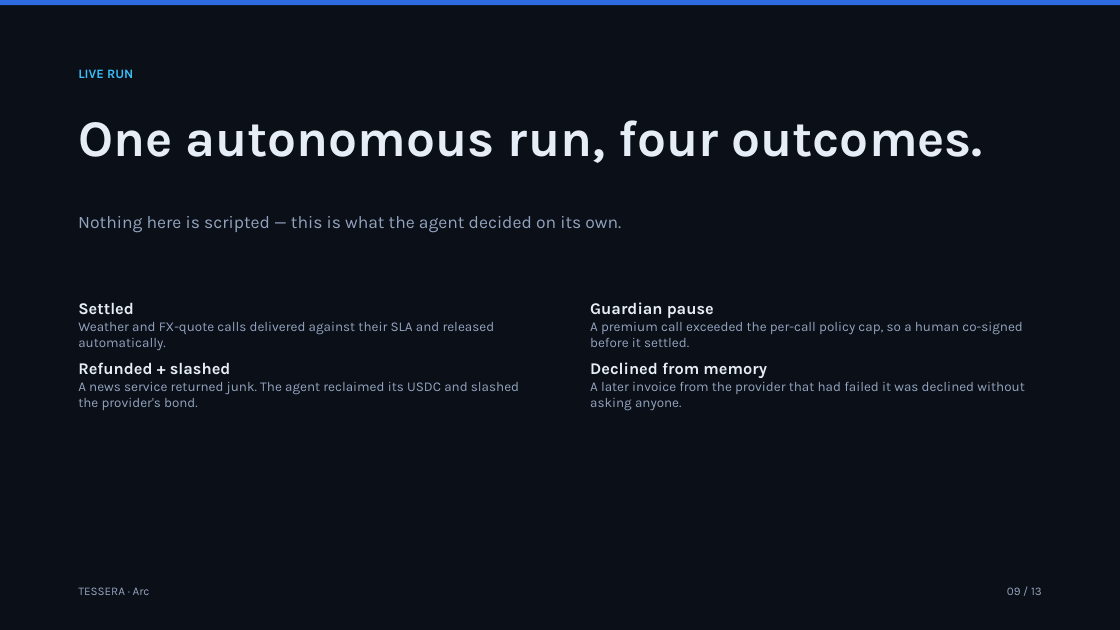
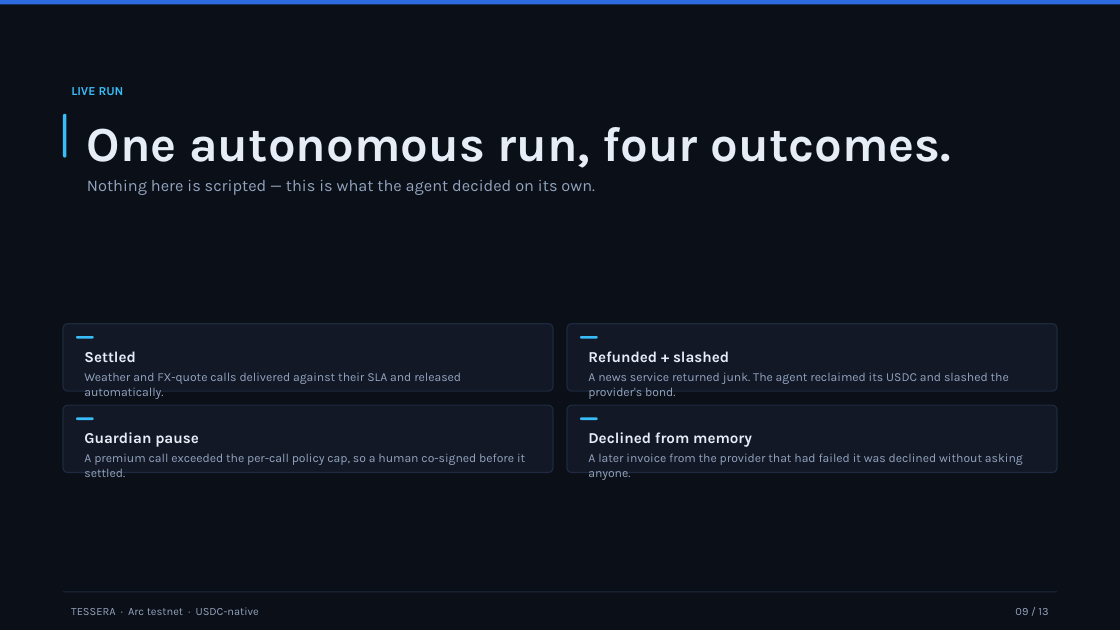
Before and after one commit to rgdtnhat/arc, a slide deck: slide 9 of docs/deck.pptx. Drawn at 1120x630 pixels with LibreOffice and Linux fonts; fonts in the diff are those of the drawing. Boxes give left, top, right and bottom in pixels: in the first picture for what was removed or moved away, otherwise in the second. Text is boxed around its words. In the diff, an @@ line names an element or a change of style, - is before the commit and + after.

```diff
--- a/docs/deck.pptx
+++ b/docs/deck.pptx
@@ text "LIVE RUN": place and size @@
-text "LIVE RUN" at <box>78,69,133,78</box>
+text "LIVE RUN" at <box>71,87,124,95</box>
@@ text "LIVE RUN" at <box>71,87,124,95</box>: size 11 to 10.5 pt @@
@@ rounded rectangle added at <box>63,113,66,157</box>, fill #38BDF8 @@
@@ text "One autonomous run, four outcomes.": place and size @@
-text "One autonomous run, four outcomes." at <box>78,120,983,163</box>
+text "One autonomous run, four outcomes." at <box>87,127,951,168</box>
@@ text "One autonomous run, four outcomes." at <box>87,127,951,168</box>: size 44 to 42 pt @@
@@ text "Nothing here is scripted — ...": place and size @@
-text "Nothing here is scripted — ..." at <box>78,216,621,233</box>
+text "Nothing here is scripted — ..." at <box>87,180,595,195</box>
@@ text "Nothing here is scripted — ..." at <box>87,180,595,195</box>: size 15 to 14 pt @@
@@ rounded rectangle added at <box>63,323,553,391</box>, fill #121826, outline #1E2A3F 1 pt @@
@@ rounded rectangle added at <box>567,323,1057,391</box>, fill #121826, outline #1E2A3F 1 pt @@
@@ text at <box>590,302,1023,347</box>: paragraphs removed @@
-Guardian pause
-A premium call exceeded the per-call policy cap, so a human co-signed before it settled.
@@ text "Settled": place and size @@
-text "Settled" at <box>78,302,519,410</box>
+text "Settled" at <box>84,351,461,384</box>
@@ text "Settled" at <box>84,351,461,384</box>: size 14 to 13 pt in "Settled"; size 11.5 to 10.5 pt; more space between paragraphs @@
@@ rounded rectangle added at <box>76,336,94,339</box>, fill #38BDF8 @@
@@ rounded rectangle added at <box>581,336,598,339</box>, fill #38BDF8 @@
@@ text added at <box>588,351,1009,399</box>, 10.5 pt, text #93A4BF @@
+Refunded + slashed
+A news service returned junk. The agent reclaimed its USDC and slashed the provider's bond.
@@ text at <box>78,382,519,410</box>: paragraphs removed @@
-Refunded + slashed
-A news service returned junk. The agent reclaimed its USDC and slashed the provider's bond.
@@ rounded rectangle added at <box>63,405,553,472</box>, fill #121826, outline #1E2A3F 1 pt @@
@@ rounded rectangle added at <box>76,418,94,420</box>, fill #38BDF8 @@
@@ rounded rectangle added at <box>567,405,1057,472</box>, fill #121826, outline #1E2A3F 1 pt @@
@@ rounded rectangle added at <box>581,418,598,420</box>, fill #38BDF8 @@
@@ text added at <box>84,432,525,465</box>, 10.5 pt, text #93A4BF @@
+Guardian pause
+A premium call exceeded the per-call policy cap, so a human co-signed before it settled.
@@ text "Declined from memory": place and size @@
-text "Declined from memory" at <box>590,302,1024,410</box>
+text "Declined from memory" at <box>588,432,1023,465</box>
@@ text "Declined from memory" at <box>588,432,1023,465</box>: size 14 to 13 pt in "Declined from memory"; size 11.5 to 10.5 pt in "A later invoice from the provider that ..."; less space between paragraphs; more space between paragraphs @@
@@ rectangle added at <box>63,592,1057,592</box>, fill #1E2A3F @@
@@ text at <box>71,607,259,615</box>: text changed; size 10 to 9.5 pt @@
-TESSERA · Arc
+TESSERA · Arc testnet · USDC-native
@@ text "09 / 13": place and size @@
-text "09 / 13" at <box>1007,587,1042,595</box>
+text "09 / 13" at <box>1015,608,1048,615</box>
@@ text "09 / 13" at <box>1015,608,1048,615</box>: size 10 to 9.5 pt @@
```
Also in this commit, not shown: 12 other slides changed, 2 other files.
